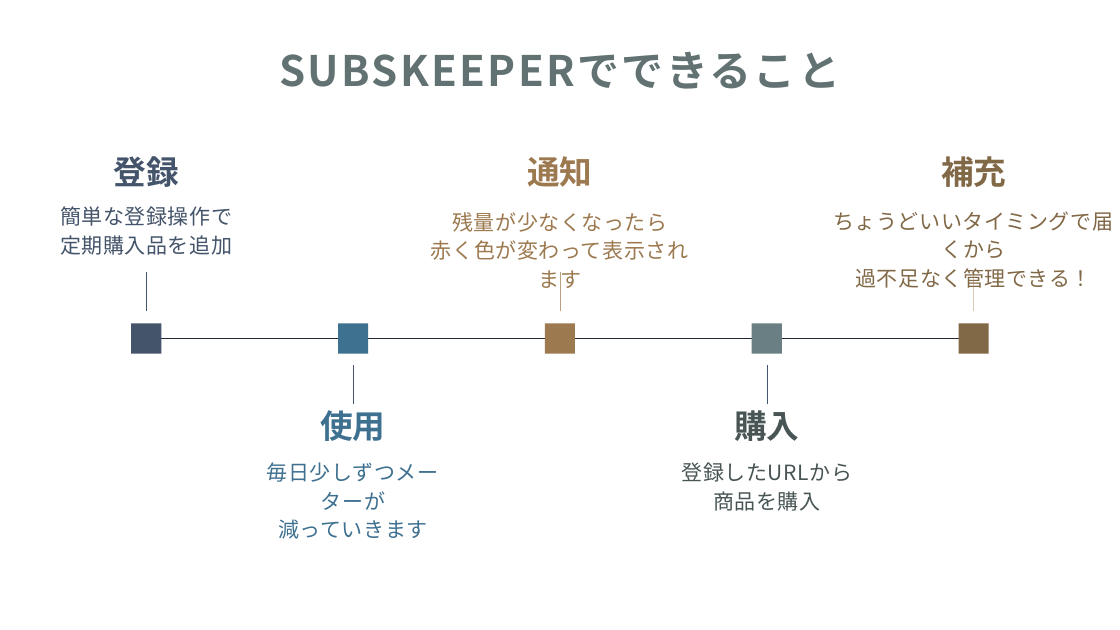
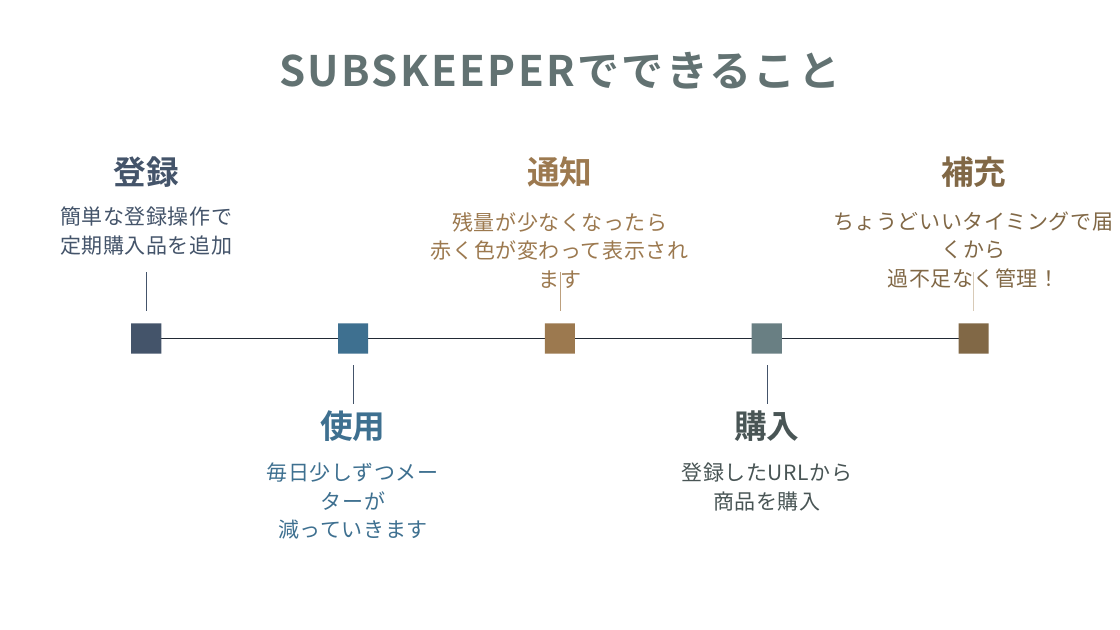
Before and after one commit to dojo2023/C-5, a slide deck: slide 9 of doc/SubsKeeper_CM.pptx. Drawn at 1120x630 pixels with LibreOffice and Linux fonts; fonts in the diff are those of the drawing. Boxes give left, top, right and bottom in pixels: in the first picture for what was removed or moved away, otherwise in the second. Text is boxed around its words. In the diff, an @@ line names an element or a change of style, - is before the commit and + after.

```diff
--- a/doc/SubsKeeper_CM.pptx
+++ b/doc/SubsKeeper_CM.pptx
@@ text at bbox=[888, 268, 1060, 291]: text changed @@
-過不足なく管理できる！
+過不足なく管理！
```
Also in this commit, not shown: 3 other slides changed, 1 slide added.
